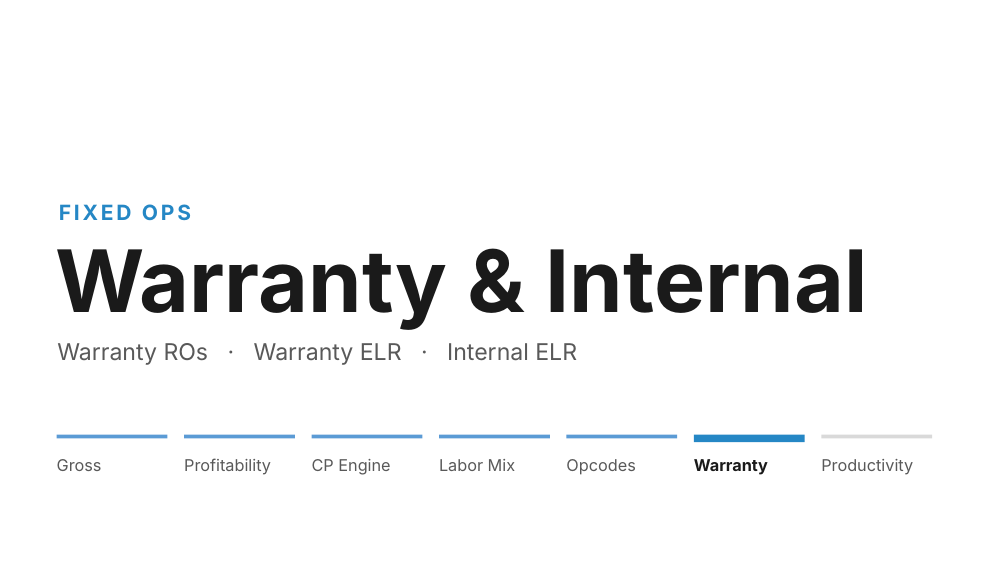
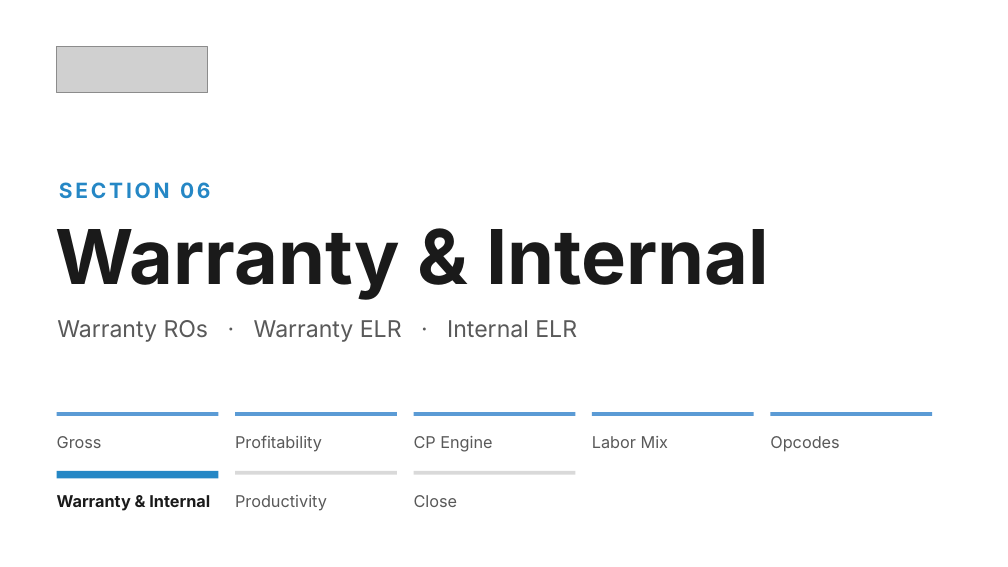
Before and after one commit to Ndresner/Noah, a slide deck: slide 107 of day2-deck/decks/Fixed Ops - Day 2 Example Test Deck.pptx (slide 104 before the commit). Drawn at 1008x567 pixels with LibreOffice and Linux fonts; fonts in the diff are those of the drawing; grey boxes stand for pictures. Boxes give left, top, right and bottom in pixels: in the first picture for what was removed or moved away, otherwise in the second. Text is boxed around its words. In the diff, an @@ line names an element or a change of style, - is before the commit and + after.

```diff
--- a/day2-deck/decks/Fixed Ops - Day 2 Example Test Deck.pptx
+++ b/day2-deck/decks/Fixed Ops - Day 2 Example Test Deck.pptx
@@ picture added at (57,47,208,93) @@
@@ text "Warranty & Internal": place and size @@
-text "Warranty & Internal" at (55,249,868,330)
+text "Warranty & Internal" at (55,229,769,300)
@@ text "Warranty & Internal" at (55,229,769,300): size 82 to 72 pt @@
@@ text removed at (59,204,191,220) @@
-FIXED OPS
@@ text added at (59,182,211,198), 20 pt, text #2587C5, bold @@
+SECTION 06
@@ text "Warranty ROs · Warranty ELR ...": place and size @@
-text "Warranty ROs · Warranty ELR ..." at (57,343,577,365)
+text "Warranty ROs · Warranty ELR ..." at (57,320,577,342)
@@ rectangle: place and size @@
-rectangle at (57,435,168,439)
+rectangle at (57,412,219,416)
@@ rectangle: place and size @@
-rectangle at (312,435,423,439)
+rectangle at (235,412,397,416)
@@ rectangle: place and size @@
-rectangle at (439,435,551,439)
+rectangle at (414,412,575,416)
@@ rectangle: place and size @@
-rectangle at (566,435,678,439)
+rectangle at (592,412,754,416)
@@ rectangle: place and size @@
-rectangle at (821,435,932,439)
+rectangle at (771,412,932,416)
@@ rectangle at (771,412,932,416): fill #D9D9D9 to #5B9BD5 @@
@@ text "Gross": place and size @@
-text "Gross" at (57,459,102,471)
+text "Gross" at (57,436,102,448)
@@ rectangle removed at (185,435,296,439) @@
@@ text "Profitability": place and size @@
-text "Profitability" at (184,458,271,475)
+text "Profitability" at (235,435,322,452)
@@ text "CP Engine": place and size @@
-text "CP Engine" at (312,459,390,475)
+text "CP Engine" at (414,436,492,452)
@@ text "Labor Mix": place and size @@
-text "Labor Mix" at (439,459,515,471)
+text "Labor Mix" at (592,436,668,448)
@@ rectangle removed at (694,435,805,442) @@
@@ text "Opcodes": place and size @@
-text "Opcodes" at (566,459,635,475)
+text "Opcodes" at (770,436,839,452)
@@ rectangle added at (57,471,219,479), fill #2587C5 @@
@@ rectangle added at (235,471,397,475), fill #D9D9D9 @@
@@ rectangle added at (414,471,575,475), fill #D9D9D9 @@
@@ text at (57,495,210,511): text changed @@
-Warranty
+Warranty & Internal
@@ text "Productivity": place and size @@
-text "Productivity" at (821,459,913,475)
+text "Productivity" at (235,495,327,511)
@@ text added at (414,495,458,507), 15.5 pt, text #595959 @@
+Close
```
Also in this commit, not shown: 144 other slides changed, 19 slides added, 14 slides removed, 4 other files.
